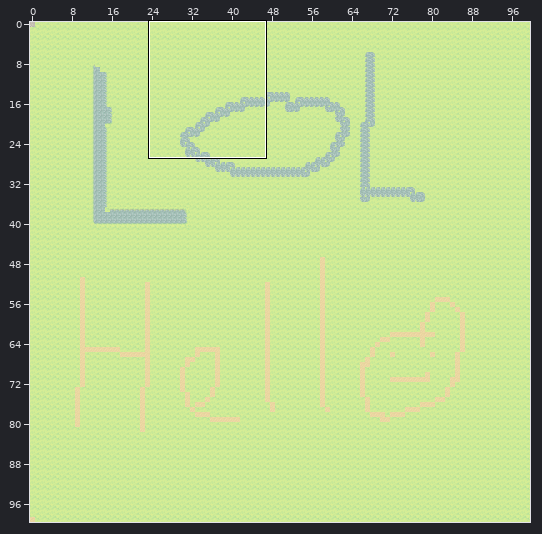
Level history. Tiled map (JSON): adventure-lib/src/main/resources/tilemaps/test-world.json. The first picture is a wide view before the edit; the outline marks the close-up.
Close-up. Old version:
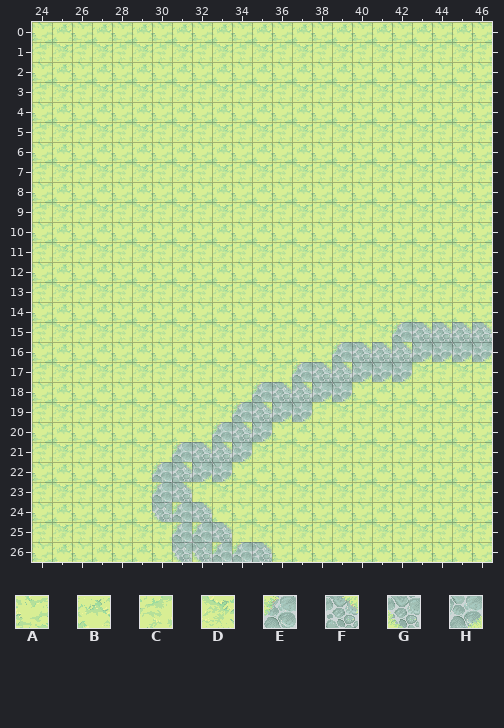
Cells are 32x32 px. Shown: x 24..46, y 0..26. The commit also changed other parts of the map, which this record leaves out.
Key: from "ground_tiles": A 43 "grass", B 44, C 64, D 65, E 198, F 199, G 219, H 220.
_ is an empty cell.
Layer "Tile Layer 1" before, first column x 24:
 0 ABABABABABABABABABABABA
 1 CDCDCDCDCDCDCDCDCDCDCDC
 2 ABABABABABABABABABABABA
 3 CDCDCDCDCDCDCDCDCDCDCDC
 4 ABABABABABABABABABABABA
 5 CDCDCDCDCDCDCDCDCDCDCDC
 6 ABABABABABABABABABABABA
 7 CDCDCDCDCDCDCDCDCDCDCDC
 8 ABABABABABABABABABABABA
 9 CDCDCDCDCDCDCDCDCDCDCDC
10 ABABABABABABABABABABABA
11 CDCDCDCDCDCDCDCDCDCDCDC
12 ABABABABABABABABABABABA
13 CDCDCDCDCDCDCDCDCDCDCDC
14 ABABABABABABABABABABABA
15 CDCDCDCDCDCDCDCDCDEFFFF
16 ABABABABABABABAEFFFHHHH
17 CDCDCDCDCDCDCEFFHHHDCDC
18 ABABABABABAEFFHHABABABA
19 CDCDCDCDCDEFHHCDCDCDCDC
20 ABABABABAEFHABABABABABA
21 CDCDCDCEFFHDCDCDCDCDCDC
22 ABABABEFHHABABABABABABA
23 CDCDCDEFCDCDCDCDCDCDCDC
24 ABABABGEFBABABABABABABA
25 CDCDCDCEEFCDCDCDCDCDCDC
26 ABABABAGGEEFABABABABABA
After:
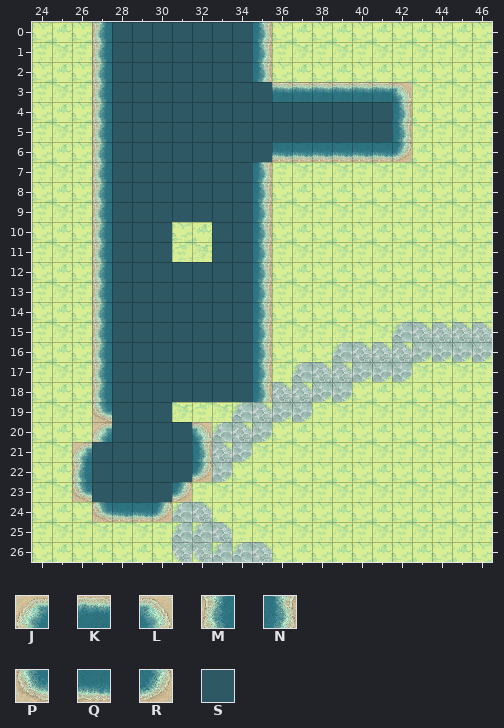
Further tiles: from "ground_tiles": J 180, K 181, L 182, M 201, N 203, P 222, Q 223, R 224, S 225.
The exact change:
Changed rows in their new state; . is an unchanged cell.
Layer "Tile Layer 1":
first column x 26:
 0 .MSSSSSSSN.......
 1 .MSSSSSSSN.......
 2 .MSSSSSSSN.......
 3 .MSSSSSSSSKKKKKKL
 4 .MSSSSSSSSSSSSSSN
 5 .MSSSSSSSSSSSSSSN
 6 .MSSSSSSSSQQQQQQR
 7 .MSSSSSSSN.......
 8 .MSSSSSSSN.......
 9 .MSSSSSSSN.......
10 .MSSSABSSN.......
11 .MSSSCDSSN.......
12 .MSSSSSSSN.......
13 .MSSSSSSSN.......
14 .MSSSSSSSN.......
15 .MSSSSSSSN.......
16 .MSSSSSSSN.......
17 .MSSSSSSSN.......
18 .MSSSSSSSN.......
19 .PSSS............
20 .JSSSSL..........
21 JSSSSSN..........
22 MSSSSSR..........
23 PSSSSR...........
24 .PQQR............
